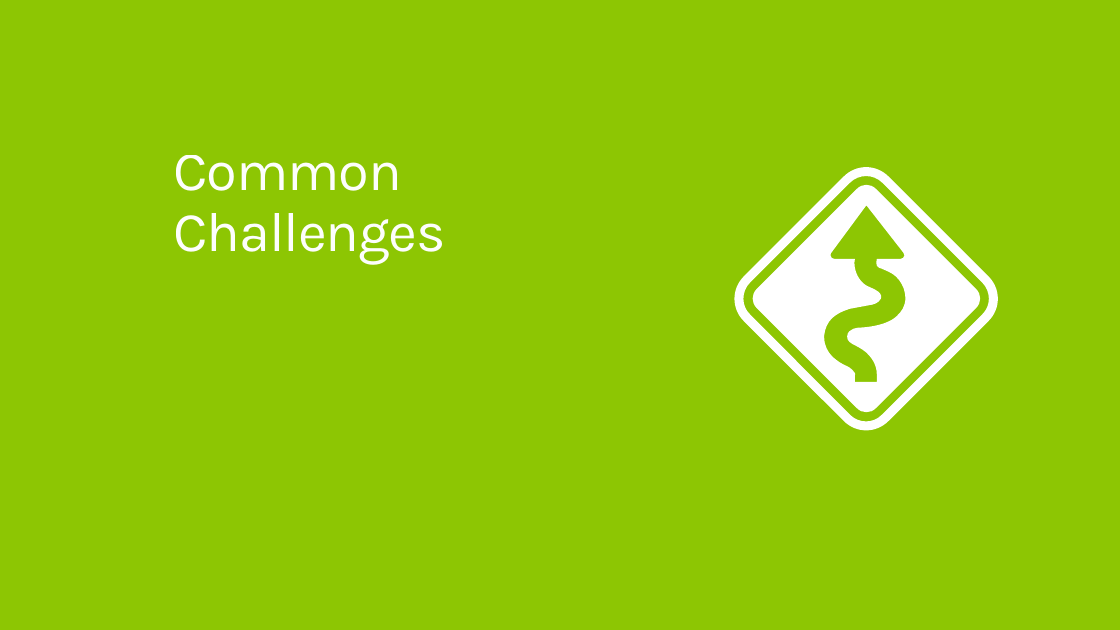
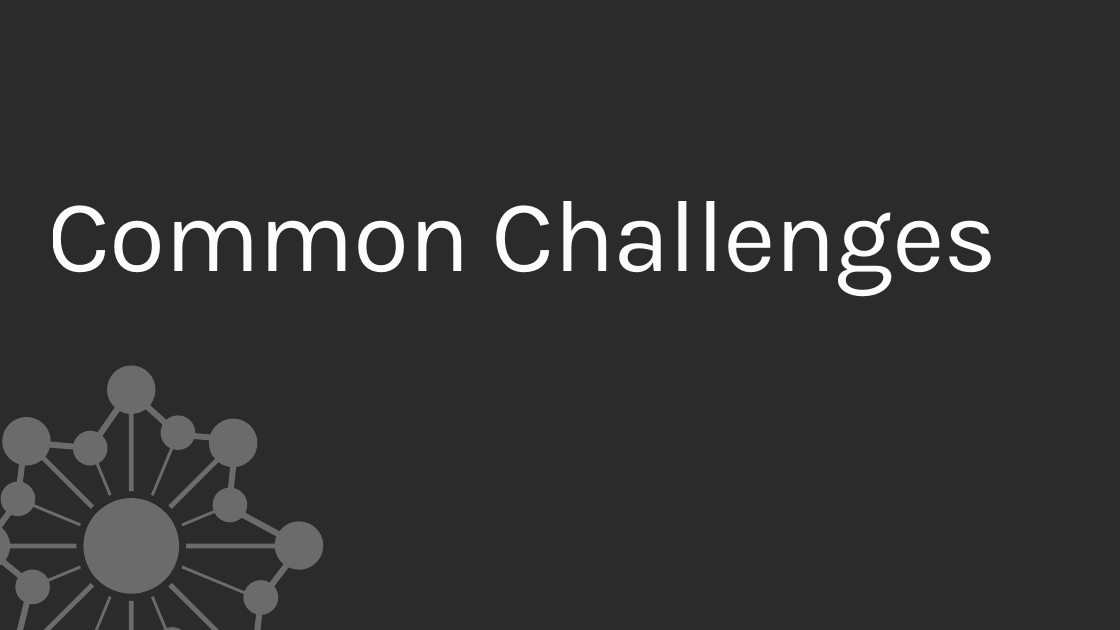
Before and after one commit to Microsoft-Web/WebTK-Presentations, a slide deck: slide 25 of DeployWebAppsToCloud/DeployWebAppsToCloud.pptx (slide 24 before the commit). Drawn at 1120x630 pixels with LibreOffice and Linux fonts; fonts in the diff are those of the drawing; background and template pictures are left out; a plain dark background stands for a picture behind light text. Boxes give left, top, right and bottom in pixels: in the first picture for what was removed or moved away, otherwise in the second. Text is boxed around its words. In the diff, an @@ line names an element or a change of style, - is before the commit and + after.

```diff
--- a/DeployWebAppsToCloud/DeployWebAppsToCloud.pptx
+++ b/DeployWebAppsToCloud/DeployWebAppsToCloud.pptx
@@ background #8CC600 to picture (left out) @@
@@ text "Common Challenges": place and size @@
-text "Common Challenges" at box(174, 155, 446, 265)
+text "Common Challenges" at box(48, 201, 998, 296)
@@ text "Common Challenges" at box(48, 201, 998, 296): size 48 to 88 pt, text colour #FFFFFF at 98% opacity to #FFFFFF, letter spacing -1 to -1.2 pt; more space between paragraphs @@
@@ freeform shape removed at box(731, 164, 1001, 434) @@
@@ freeform shape removed at box(751, 183, 981, 413) @@
@@ freeform shape added at box(0, 365, 323, 630), fill #FFFFFF at 30% opacity @@
```
Also in this commit, not shown: 24 other slides changed, 2 slides added, 1 slide removed, 6 other files.
